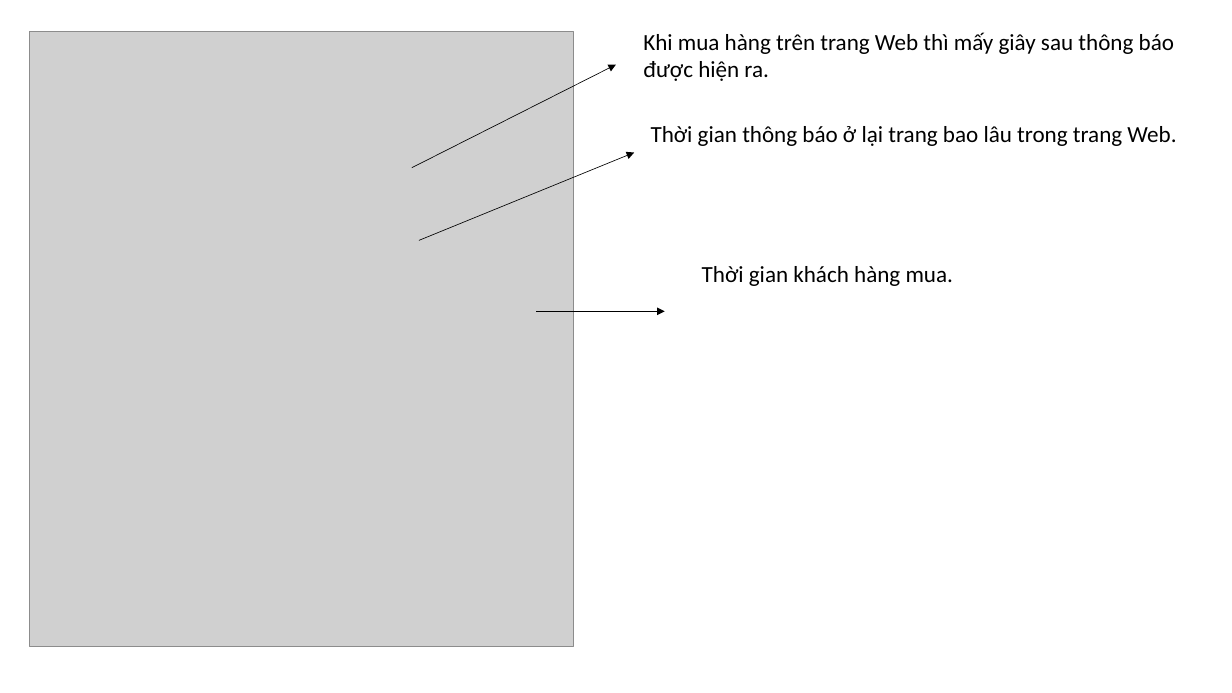
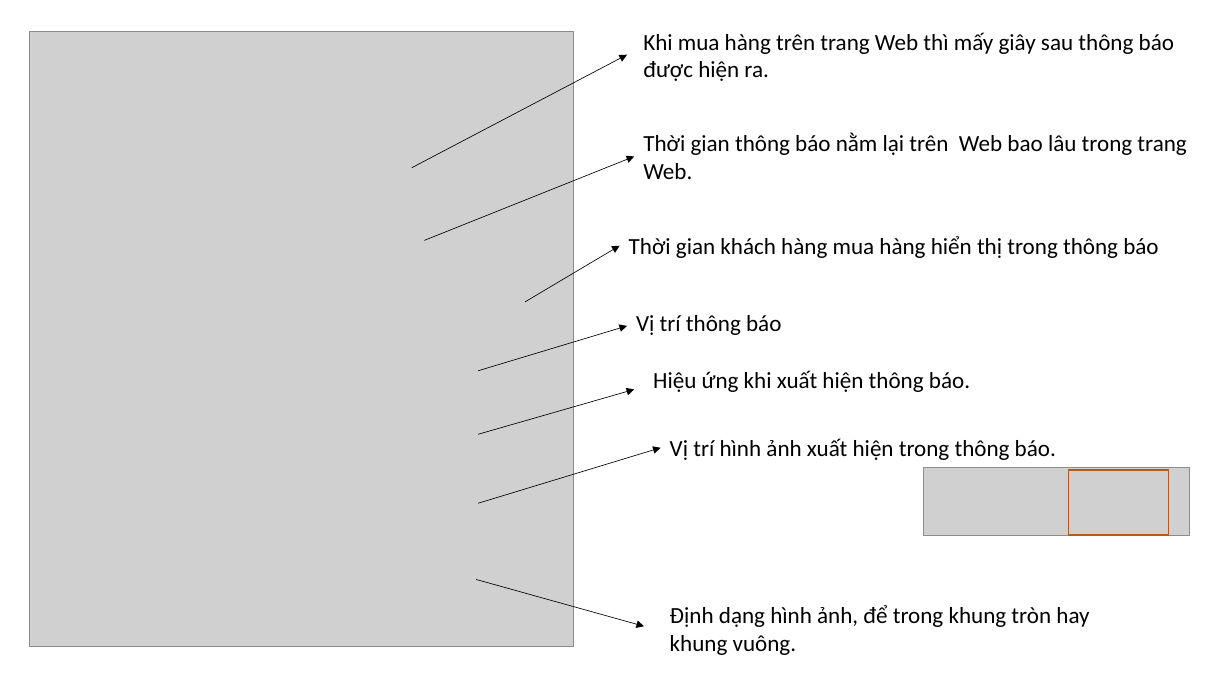
Before and after one commit to DangVanDoan05/WordPress, a slide deck: slide 4 of Tạo thông báo mua hàng trên WooPress.pptx. Drawn at 1232x693 pixels with LibreOffice and Linux fonts; fonts in the diff are those of the drawing; grey boxes stand for pictures. Boxes give left, top, right and bottom in pixels: in the first picture for what was removed or moved away, otherwise in the second. Text is boxed around its words. In the diff, an @@ line names an element or a change of style, - is before the commit and + after.

```diff
--- a/Tạo thông báo mua hàng trên WooPress.pptx
+++ b/Tạo thông báo mua hàng trên WooPress.pptx
@@ arrow moved from (412, 168) - (616, 65) to (412, 168) - (628, 55) @@
@@ text at (643, 132, 1186, 179): text changed @@
-Thời gian thông báo ở lại trang bao lâu trong trang Web.
+Thời gian thông báo nằm lại trên Web bao lâu trong trang Web.
@@ arrow moved from (419, 240) - (634, 152) to (424, 240) - (634, 156) @@
@@ text at (629, 236, 1158, 258): text changed @@
-Thời gian khách hàng mua.
+Thời gian khách hàng mua hàng hiển thị trong thông báo
@@ arrow moved from (537, 311) - (665, 311) to (525, 302) - (620, 246) @@
@@ arrow added from (478, 371) to (628, 326), #000000 0.5 pt @@
@@ text added at (636, 315, 781, 335), 18 pt, text #000000 @@
+Vị trí thông báo
@@ arrow added from (478, 434) to (634, 389), #000000 0.5 pt @@
@@ text added at (653, 370, 970, 392), 18 pt, text #000000 @@
+Hiệu ứng khi xuất hiện thông báo.
@@ arrow added from (478, 504) to (661, 448), #000000 0.5 pt @@
@@ text added at (670, 438, 1056, 460), 18 pt, text #000000 @@
+Vị trí hình ảnh xuất hiện trong thông báo.
@@ picture added at (924, 468, 1190, 535) @@
@@ rectangle added at (1068, 470, 1169, 535), outline #AF5C24 1 pt @@
@@ arrow added from (476, 579) to (644, 627), #000000 0.5 pt @@
@@ text added at (670, 605, 1089, 655), 18 pt, text #000000 @@
+Định dạng hình ảnh, để trong khung tròn hay khung vuông.
```
Also in this commit, not shown: 1 other slide changed, 12 slides added, 1 slide removed, 4 other files.
